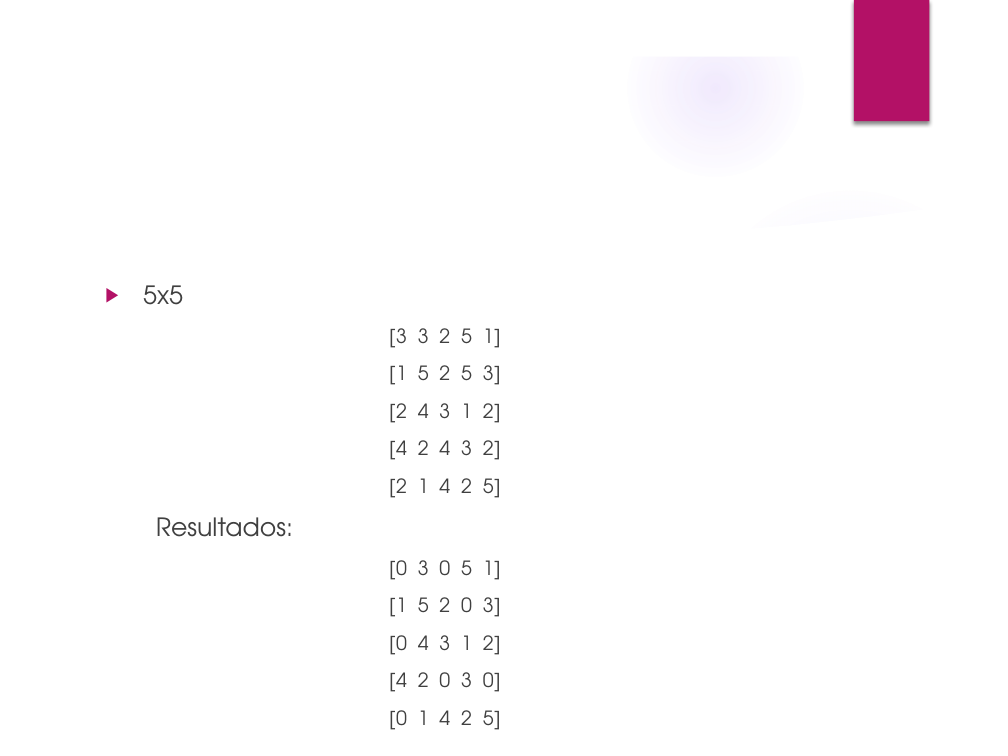
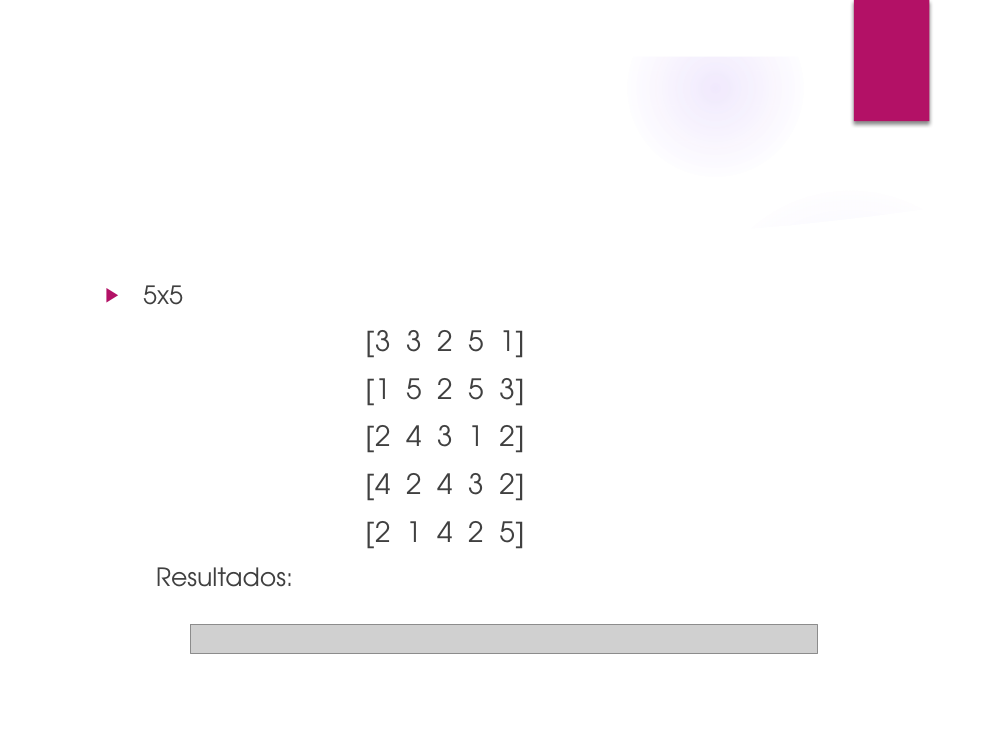
Before and after one commit to raunavcru/hitori-ia, a slide deck: slide 9 of Presentacion.pptx. Drawn at 1008x756 pixels with LibreOffice and Linux fonts; fonts in the diff are those of the drawing; grey boxes stand for pictures; background and template pictures are left out. Boxes give left, top, right and bottom in pixels: in the first picture for what was removed or moved away, otherwise in the second. Text is boxed around its words. In the diff, an @@ line names an element or a change of style, - is before the commit and + after.

```diff
--- a/Presentacion.pptx
+++ b/Presentacion.pptx
@@ text at [365, 330, 524, 549]: size 14 to 20 pt in "[3 3 2 5 1]", "[1 5 2 5 3]", "[2 4 3 1 2]", "[4 2 4 3 2]" and 1 more places @@
@@ text at [389, 560, 501, 730]: paragraphs removed @@
-[0 3 0 5 1]
-[1 5 2 0 3]
-[0 4 3 1 2]
-[4 2 0 3 0]
-[0 1 4 2 5]
@@ picture added at [191, 624, 816, 653] @@
```
Also in this commit, not shown: 4 other slides changed, 1 slide removed.
